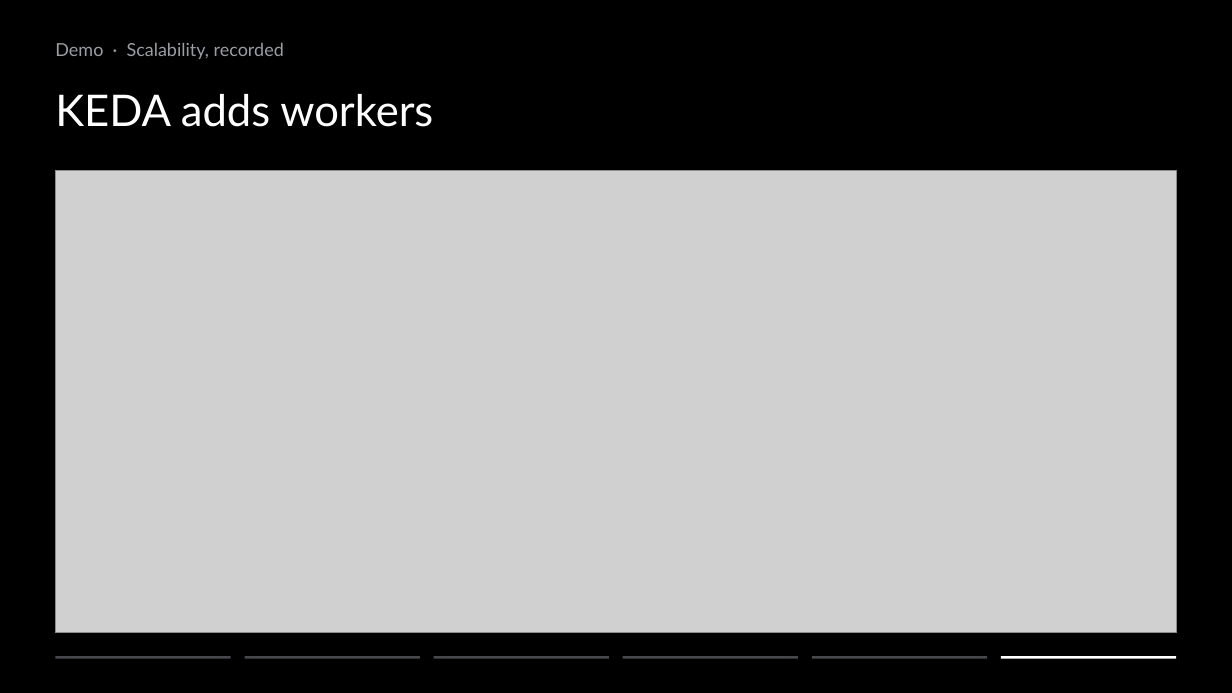
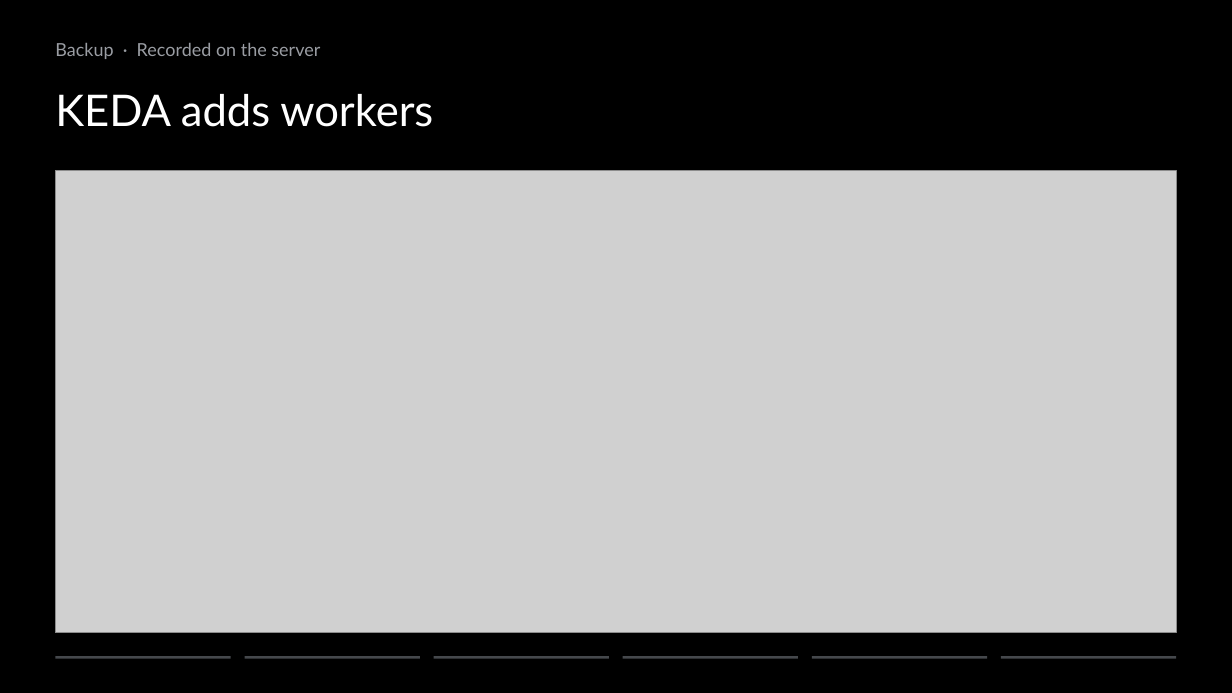
Before and after one commit to ziyangliu-666/lumen-next, a slide deck: slide 20 of docs/platform/slides/out/Team15-Lumen-Platform.pptx (slide 31 before the commit). Drawn at 1232x693 pixels with LibreOffice and Linux fonts; fonts in the diff are those of the drawing; grey boxes stand for pictures. Boxes give left, top, right and bottom in pixels: in the first picture for what was removed or moved away, otherwise in the second. Text is boxed around its words. In the diff, an @@ line names an element or a change of style, - is before the commit and + after.

```diff
--- a/docs/platform/slides/out/Team15-Lumen-Platform.pptx
+++ b/docs/platform/slides/out/Team15-Lumen-Platform.pptx
@@ text at [55,43,320,59]: text changed @@
-Demo · Scalability, recorded
+Backup · Recorded on the server
@@ rectangle at [1001,656,1177,659]: fill #FFFFFF to #45484C @@
```
Also in this commit, not shown: 13 other slides changed, 1 slide added, 14 slides removed, 11 other files.
